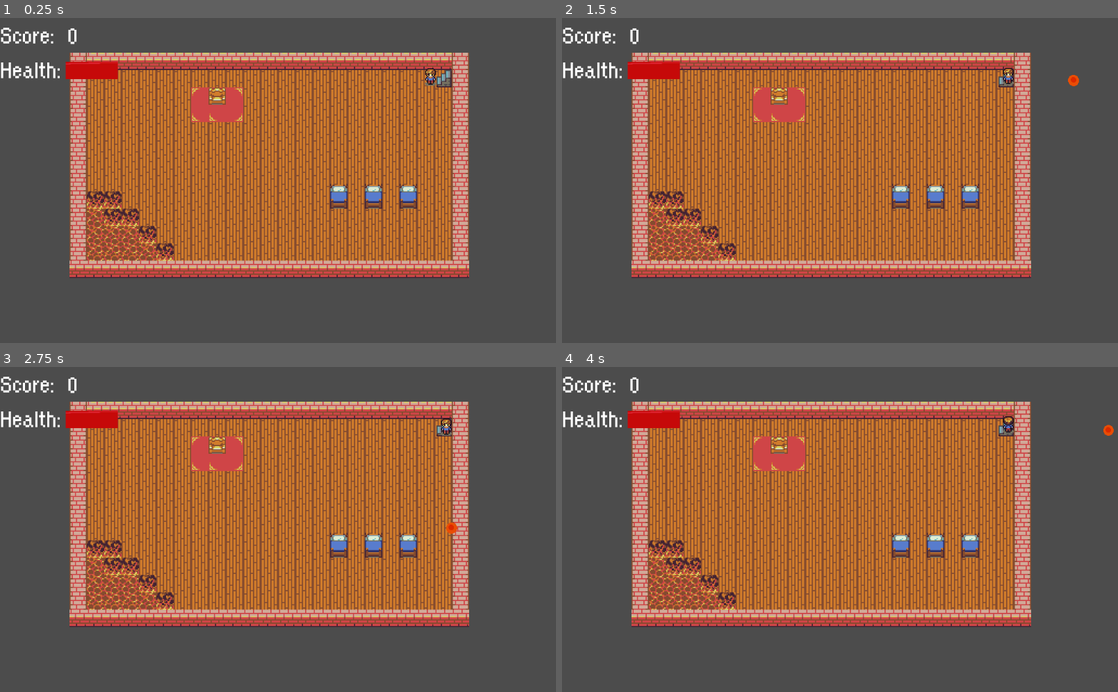
Above: before the commit, frames 1-4 (two rows, left to right).
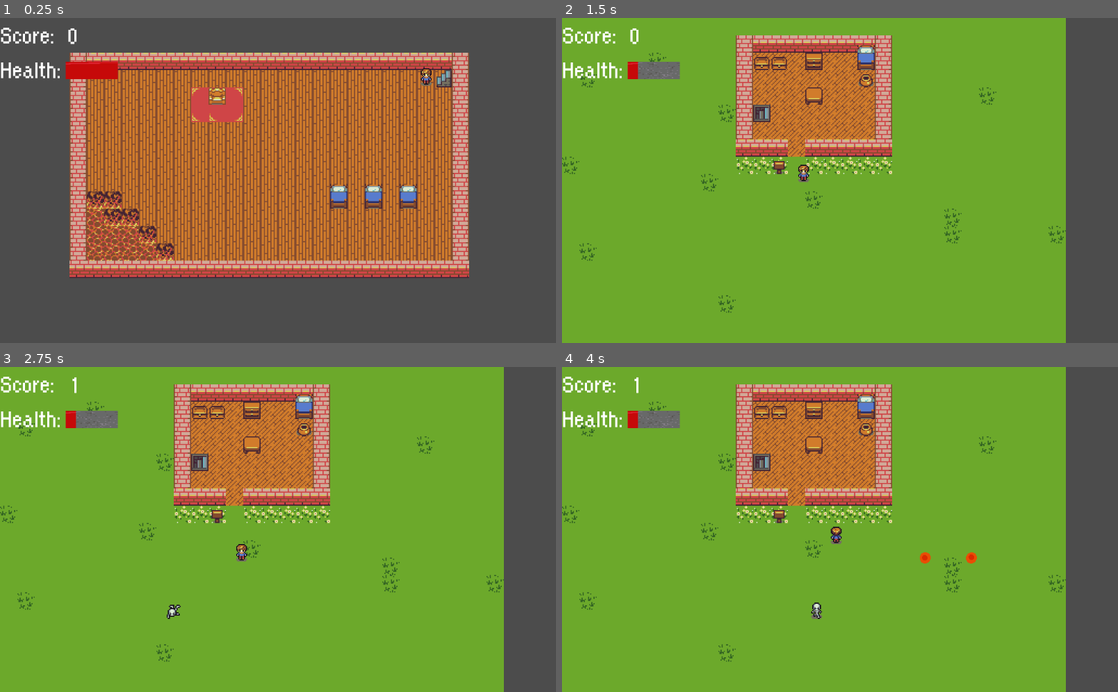
Above: after the commit, the same moments.

Repository: konsvasi/zombie_defender
Game: Godot game, scene res://Scenes/Basement.tscn
Two runs of this game, one before a commit and one after it. Both use one fixed random seed, a clock stepped at 60 frames per second and the inputs below. This scene is started directly instead of the project's main scene.
Inputs (mouse positions are in pixels of both pictures, inside the frame that each line leads up to):
- Up to frame 1 (0.25 s): no input
- Up to frame 2 (1.5 s): tap Enter at 0.5 s; hold Right (ui_right) 0.53-1.25 s; hold Space (shoot) 0.53-1.25 s; click (812, 245) at 1.25 s, where only the run after the commit has a clickable "Start"
- Up to frame 3 (2.75 s): tap Space (shoot) at 2, 2.1 s; hold Down (ui_down) from 2.03 s (still down)
- Up to frame 4 (4 s): tap Enter at 2.75 s; release Down (ui_down) at 2.78 s; hold Right (ui_right) 2.78-3.53 s; hold Space (shoot) 2.78-3.53 s; hold Up (ui_up) from 3.53 s (still down); tap Space (shoot) at 3.6 s

The runs differ from the first frame. In frame 1, 0.1% of the frame differs, in the area x 75-79%, y 15-21%; in frame 2, 88%; in frame 3, 88%; in frame 4, 88%, in the area x 0-100%, y 0-100%.

Commit message:
Fixed #3, diagonal movement and small bugfix

Diff:
--- a/Portal.gd
+++ b/Portal.gd
@@ -3,4 +3,5 @@
 export(String, FILE, "*.tscn") var nextScene
 
 func _on_Area2D_body_entered( body ):
-	global.goto_scene(nextScene)
+	if body.get_name() == "Player":
+		global.goto_scene(nextScene)
--- a/Scenes/Basement.tscn
+++ b/Scenes/Basement.tscn
@@ -1,10 +1,11 @@
-[gd_scene load_steps=4 format=2]
+[gd_scene load_steps=5 format=2]
 
 [ext_resource path="res://Tilesets/worldTileSet.tres" type="TileSet" id=1]
 [ext_resource path="res://Scenes/Player.tscn" type="PackedScene" id=2]
 [ext_resource path="res://Scenes/UI.tscn" type="PackedScene" id=3]
+[ext_resource path="res://Scenes/Portal.tscn" type="PackedScene" id=4]
 
-[node name="Basement" type="Node2D"]
+[node name="Basement" type="Node2D" index="0"]
 
 [node name="TileMap_BACK" type="TileMap" parent="." index="0"]
 
@@ -50,21 +51,24 @@
 
 [node name="Player" parent="." index="2" instance=ExtResource( 2 )]
 
-position = Vector2( 793.197, 109.279 )
+position = Vector2( 784.815, 108.68 )
 
 [node name="UI" parent="." index="3" instance=ExtResource( 3 )]
 
-[node name="StartButton" parent="UI" index="0"]
+editor/display_folded = true
+
+[node name="StartButton" parent="UI" index="1"]
 
 visible = false
 
-[node name="HealthLabel" parent="UI" index="1"]
+[node name="Portal" parent="." index="4" instance=ExtResource( 4 )]
 
-visible = true
+position = Vector2( 819.947, 114.548 )
 
-[node name="ScoreLabel" parent="UI" index="2"]
+[node name="Area2D" parent="Portal" index="0"]
 
-visible = true
+nextScene = "res://Scenes/World.tscn"
 
 
 [editable path="UI"]
+[editable path="Portal"]
--- a/Scenes/Player.tscn
+++ b/Scenes/Player.tscn
@@ -22,7 +22,7 @@
 "name": "idle",
 "speed": 5.0
 }, {
-"frames": [ ExtResource( 3 ), ExtResource( 3 ), ExtResource( 4 ), ExtResource( 5 ) ],
+"frames": [ ExtResource( 3 ), ExtResource( 4 ), ExtResource( 3 ), ExtResource( 5 ) ],
 "loop": true,
 "name": "walk_up",
 "speed": 10.0
@@ -32,7 +32,7 @@
 "name": "walk_down",
 "speed": 10.0
 }, {
-"frames": [ ExtResource( 8 ), ExtResource( 8 ), ExtResource( 9 ), ExtResource( 10 ) ],
+"frames": [ ExtResource( 8 ), ExtResource( 9 ), ExtResource( 8 ), ExtResource( 10 ) ],
 "loop": true,
 "name": "walk_right",
 "speed": 10.0
--- a/Scenes/SplashScreen.tscn
+++ b/Scenes/SplashScreen.tscn
@@ -45,6 +45,7 @@
 margin_right = 640.0
 margin_bottom = 480.0
 rect_pivot_offset = Vector2( 0, 0 )
+rect_clip_content = false
 mouse_filter = 1
 mouse_default_cursor_shape = 0
 size_flags_horizontal = 1
@@ -64,6 +65,7 @@
 margin_right = 511.0
 margin_bottom = 450.0
 rect_pivot_offset = Vector2( 0, 0 )
+rect_clip_content = false
 mouse_filter = 2
 mouse_default_cursor_shape = 0
 size_flags_horizontal = 1
--- a/Scenes/World.tscn
+++ b/Scenes/World.tscn
@@ -14,7 +14,7 @@
 "points": PoolVector2Array( 0, 0, 0, 0, 162.002, 449.326, 0, 0, 0, 0, 638.004, 449.326, 0, 0, 0, 0, 639.011, 571.326 )
 }
 
-[node name="World" type="Node2D" index="0"]
+[node name="World" type="Node2D"]
 
 script = ExtResource( 1 )
 _sections_unfolded = [ "Pause" ]
@@ -79,6 +79,7 @@
 
 editor/display_folded = true
 position = Vector2( 366.26, 175.42 )
+_sections_unfolded = [ "Z Index" ]
 
 [node name="Area2D" parent="stairsToBasement" index="0"]
 
--- a/Scripts/Player.gd
+++ b/Scripts/Player.gd
@@ -1,10 +1,14 @@
 extends KinematicBody2D
 
 const ACCELERATION = 60
-const SPEED = 55
+const SPEED = 80
+const DOWN = Vector2(0, 1)
+const UP = Vector2(0, -1)
+const LEFT = Vector2(-1, 0)
+const RIGHT = Vector2(1, 0)
+
 var health = 50
 var maxHealth = 50
-var motion2
 
 onready var shootTimer = $ShootTimer
 signal hitEnemy
@@ -22,24 +26,52 @@
 
 func _physics_process(delta):
 	var motion = Vector2()
+
+	if Input.is_action_pressed("ui_left") and Input.is_action_pressed("ui_down"):
+		motion += LEFT
+		$Sprite.play("walk_left")
+	elif Input.is_action_pressed("ui_left") and Input.is_action_pressed("ui_up"):
+		motion += LEFT
+		$Sprite.play("walk_left")
+	elif Input.is_action_pressed("ui_left"):
+		motion += LEFT
+		$Sprite.play("walk_left")
+
+	if Input.is_action_pressed("ui_right") and Input.is_action_pressed("ui_down"):
+		motion += RIGHT
+		$Sprite.play("walk_right")
+	elif Input.is_action_pressed("ui_right") and Input.is_action_pressed("ui_up"):
+		motion += RIGHT
+		$Sprite.play("walk_right")
+	elif Input.is_action_pressed("ui_right"):
+		motion += RIGHT
+		$Sprite.play("walk_right")
+
+	var animation = $Sprite.get_animation()
+	if Input.is_action_pressed("ui_up"):
+		motion += UP
+		if motion.x == 0:
+			$Sprite.play("walk_up")
+		else:
+			$Sprite.play(animation)
+
 	if Input.is_action_pressed("ui_down"):
-		motion.y += 1
-		$Sprite.play("walk_down")
-	if Input.is_action_pressed("ui_up"):
-		motion.y -= 1
-		$Sprite.play("walk_up")
-	if Input.is_action_pressed("ui_left"):
-		motion.x -= 1
-		$Sprite.play("walk_left")
-	if Input.is_action_pressed("ui_right"):
-		motion.x += 1
-		$Sprite.play("walk_right")
+		motion += DOWN
+		if motion.x == 0:
+			$Sprite.play("walk_down")
+		else:
+			$Sprite.play(animation)
+
+
 	if Input.is_action_pressed("shoot"):
 		shoot(motion)
+
 	if motion.length() > 0:
 		motion = motion.normalized() * SPEED
 	else:
-		$Sprite.play("idle")
+		$Sprite.stop()
+		$Sprite.set_frame(2)
+
 	move_and_slide(motion)
 
 func shoot(motion):
@@ -59,19 +91,18 @@
 	$ShootTimer.set_wait_time(0.5)
 	$ShootTimer.start()
 
-
 func _on_ShootTimer_timeout():
 	shootTimer.stop()
 
-#Function that handles the damage that user takes from an enemy
+# Handles the damage that user takes from an enemy
 func getDamage(damage):
 	global.health -= damage
 	global.UI.updateHealth(global.health)
 
-#Resets the player stats after a game over
+# Resets the player stats after a game over
 func resetPlayerStats():
 	global.health = health
 
-#Resets position of the player after a game over
+# Resets position of the player after a game over
 func resetPosition(startPosition):
 	set_global_position(startPosition)
--- a/Scripts/UI.gd
+++ b/Scripts/UI.gd
@@ -35,7 +35,6 @@
 		$HealthLabel.hide()
 
 func _on_Player_hitEnemy():
-	print("UI UPDATE")
 	updateScore(global.score)
 
 func setupHealthbar():
--- a/Scripts/World.gd
+++ b/Scripts/World.gd
@@ -46,7 +46,6 @@
 	remove_enemies(enemies)
 	$UI.showGameOver()
 
-#Removes all enemies from the screen
 func remove_enemies(enemies):
 	for enemy in enemies:
 		enemy.queue_free()
